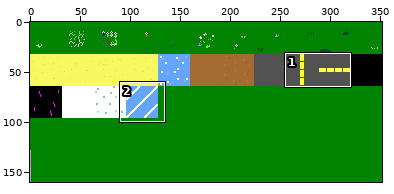
Two states of a sprite sheet, Assets/Tiles/GrassTiles.png. Above: a wide view before the commit, with the close-up outlined.
Close-up. Before the edit:
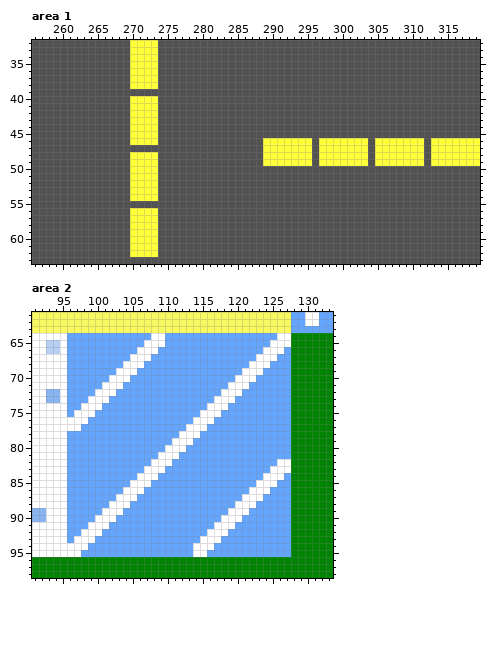
The file is 352x160 pixels. Shown: area 1: x 256..319, y 32..63; area 2: x 91..133, y 61..98.
And afterwards:
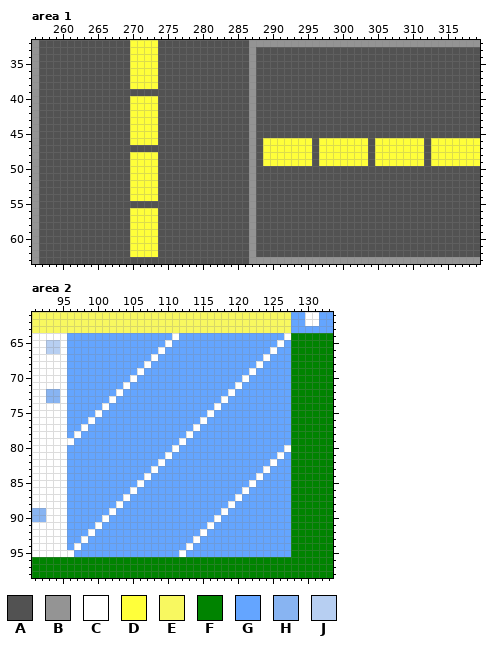
Palette (. is transparent): A #525252  B #949494  C #ffffff  D #ffff3a  E #f8f860  F #008300  G #64a5ff  H #88b4f2  J #b7cff2
Diff:
Changed rows in their new state; - is an unchanged pixel.
Area 1:
first column x 256:
32 B------------------------------BBBBBBBBBBBBBBBBBBBBBBBBBBBBBBBBB
33 B------------------------------B--------------------------------
34 B------------------------------B--------------------------------
35 B------------------------------B--------------------------------
36 B------------------------------B--------------------------------
37 B------------------------------B--------------------------------
38 B------------------------------B--------------------------------
39 B------------------------------B--------------------------------
40 B------------------------------B--------------------------------
41 B------------------------------B--------------------------------
42 B------------------------------B--------------------------------
43 B------------------------------B--------------------------------
44 B------------------------------B--------------------------------
45 B------------------------------B--------------------------------
46 B------------------------------B--------------------------------
47 B------------------------------B--------------------------------
48 B------------------------------B--------------------------------
49 B------------------------------B--------------------------------
50 B------------------------------B--------------------------------
51 B------------------------------B--------------------------------
52 B------------------------------B--------------------------------
53 B------------------------------B--------------------------------
54 B------------------------------B--------------------------------
55 B------------------------------B--------------------------------
56 B------------------------------B--------------------------------
57 B------------------------------B--------------------------------
58 B------------------------------B--------------------------------
59 B------------------------------B--------------------------------
60 B------------------------------B--------------------------------
61 B------------------------------B--------------------------------
62 B------------------------------B--------------------------------
63 B------------------------------BBBBBBBBBBBBBBBBBBBBBBBBBBBBBBBBB
Area 2:
first column x 96:
64 ------------GG-C--------------G-
65 -----------GGGC--------------G-G
66 ----------GGGC--------------G-G-
67 ---------GGGC--------------G-G--
68 --------GGGC--------------G-G---
69 -------GGGC--------------G-G----
70 ------GGGC--------------G-G-----
71 -----GGGC--------------G-G------
72 ----GGGC--------------G-G-------
73 ---GGGC--------------G-G--------
74 --GGGC--------------G-G---------
75 -GGGC--------------G-G----------
76 GGGC--------------G-G-----------
77 GGC--------------G-G------------
78 -C--------------G-G-------------
79 C--------------G-G--------------
80 --------------G-G--------------C
81 -------------G-G--------------C-
82 ------------G-G--------------CGG
83 -----------G-G--------------CGGG
84 ----------G-G--------------CGGG-
85 ---------G-G--------------CGGG--
86 --------G-G--------------CGGG---
87 -------G-G--------------CGGG----
88 ------G-G--------------CGGG-----
89 -----G-G--------------CGGG------
90 ----G-G--------------CGGG-------
91 ---G-G--------------CGGG--------
92 --G-G--------------CGGG---------
93 -G-G--------------CGGG----------
94 G-G--------------CGGG-----------
95 -G--------------C-GG------------
